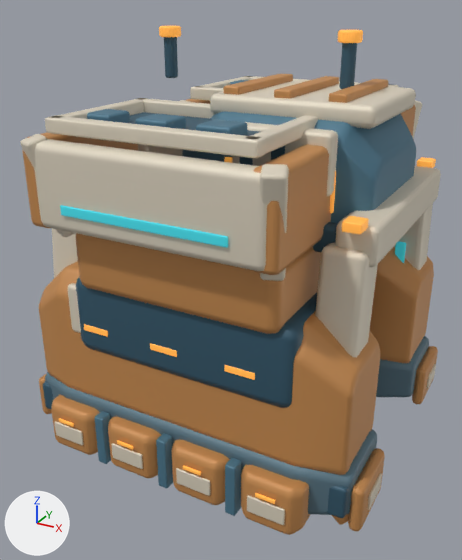
Renders of the Blender file space-battleship/art_sources/planet_facilities_v5/refinery.blend from each side of a commit.
Before and after are seen from a camera (50 mm lens) standing at (2.02, -3.93, 2.44) and looking at (-0.05, -0.18, 0.57). The axes (+X, +Y, +Z) are drawn at lower left. The lights are the same throughout. The older version comes first.

Objects in the first picture: 'Continuous refinery pressure cheek', 'Furnace warm crown plate', 'Hopper beveled end.001', 'Hopper ivory mouth lip.002', 'Hopper navy pressure cradle', 'Hopper ochre lower shell', 'Hopper raised side plate', 'Portal flared pressure upright.001', 'Raised furnace pressure chamber', 'Ring passage armored crown.001', 'Rising ochre load shoulder', 'Rising ochre load shoulder.001' and 65 more.
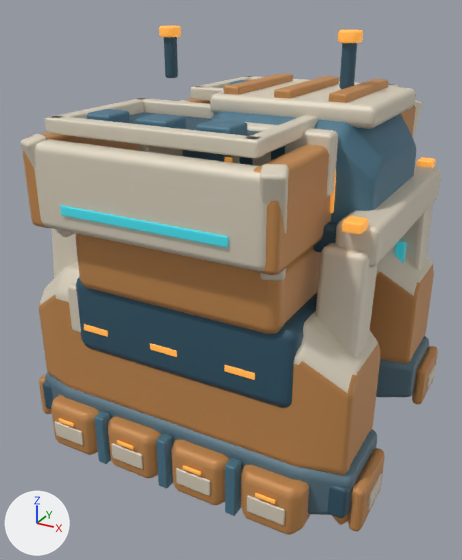
Commit message: Integrate warm bearing facets into refinery load shoulders

Boxes [x1, y1, x2, y2] around the edits, measured in the pictures (462 x 560 px):
part 1 of me_rising_ochre_load_shoulder, recoloured
    both: [39, 261, 378, 393]
part 2 of me_rising_ochre_load_shoulder_001, recoloured (orange to pale yellow)
    both: [377, 247, 433, 296]

Patch to the scene script:
```diff
--- a/space-battleship/art_sources/planet_facilities_v5/refinery.blend.py
+++ b/space-battleship/art_sources/planet_facilities_v5/refinery.blend.py
@@ me_rising_ochre_load_shoulder @@
 me_rising_ochre_load_shoulder.from_pydata(...)  # 200 vertices, 194 faces; spans x -1.17..1.17, y -1.09..-0.35, z -0.24..0.8
 # used by ob_rising_ochre_load_shoulder; parent = ob_facility; location = (0.0, 0.0, 0.0)
+# me_rising_ochre_load_shoulder part 1: all 79 faces centred in x -1.15..1.15, y -1.09..-0.35, z 0.55..0.8 switch from mat_furnace_warm_industrial_plate (orange #c88e52) to mat_furnace_warm_ivory_armor (pale yellow #dfd6c2)
@@ me_rising_ochre_load_shoulder_001 @@
 me_rising_ochre_load_shoulder_001.from_pydata(...)  # 200 vertices, 194 faces; spans x -1.17..1.17, y 0.35..1.09, z -0.24..0.8
 # used by ob_rising_ochre_load_shoulder_001; parent = ob_facility; location = (0.0, 0.0, 0.0)
+# me_rising_ochre_load_shoulder_001 part 2: all 79 faces centred in x -1.15..1.15, y 0.35..1.09, z 0.55..0.8 switch from mat_furnace_warm_industrial_plate (orange #c88e52) to mat_furnace_warm_ivory_armor (pale yellow #dfd6c2)
```
